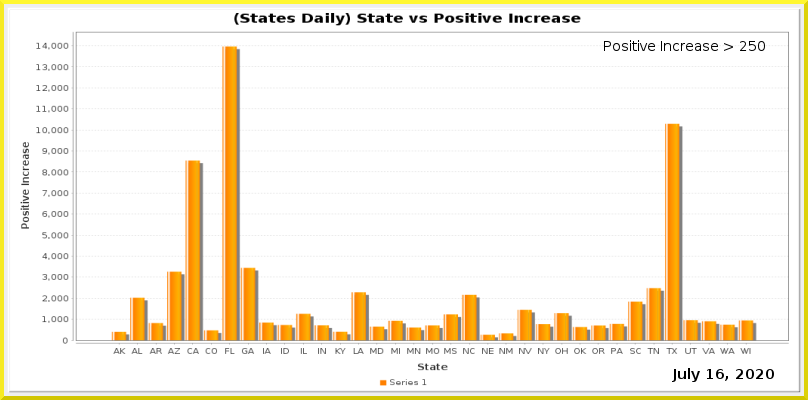
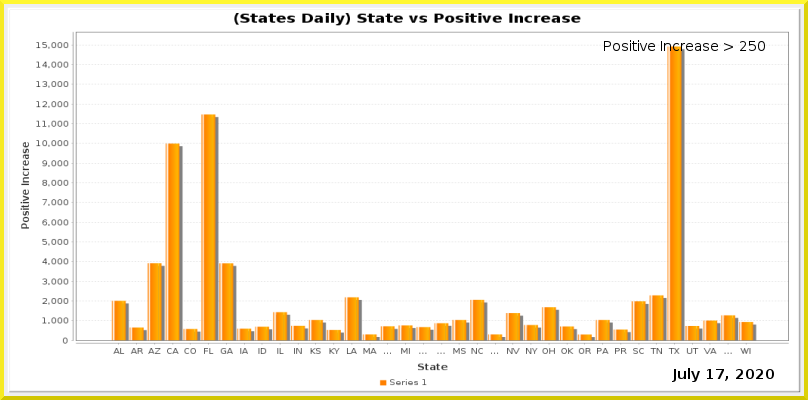
Layer changes from the first (808, 400) image to the second:
painted on "Current Date" over [716, 369, 724, 379]
painted on "Date_vs_TestIncrease.png" over [36, 42, 789, 354]
